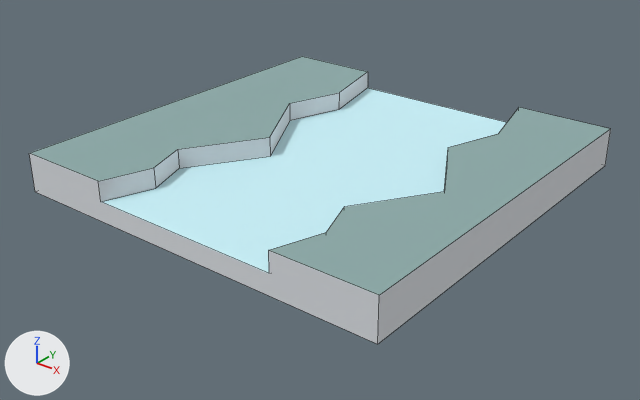
A saved change to the OBJ model Enfilade/Assets/Models/Plate_River_01.obj.
Camera for both pictures: a 50 mm camera at (5.19, -3.22, 2.72) aimed at (1.53, 1.36, -0.12). The axes (+X, +Y, +Z) are drawn at lower left. The lights are the same throughout. Mesh edges are drawn as thin lines. Where no turn or scale is listed for an object, it has been applied to the vertices.

In view in the first picture: 'Plate_River_01'.
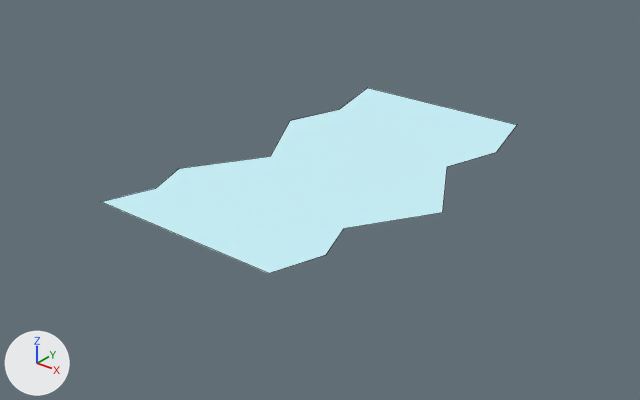
Pixel boxes [x1, y1, x2, y2] of what changed, in the pictures (640 x 400 px):
'Plate_River_01', reshaped (29% narrower, 36% shorter)
    before: [29, 56, 611, 344]
    after: [102, 88, 517, 273]
part 1 of me_plate_river_01, deleted
    before: [29, 56, 611, 344]

The edits, one by one:
me_plate_river_01 is used by ob_plate_river_01; location (0.0, 0.0, 0.0).
me_plate_river_01 had 36 vertices, 20 faces and spanned x 0.0..3.0, y 0.0..3.0, z 0.0..0.3.
me_plate_river_01 no longer uses material mat_stone (white #dde1e6).
me_plate_river_01 no longer uses material mat_leafs (cyan #8eabaa).
me_plate_river_01 now has 14 vertices, 1 face and spans x 0.76..2.6, y 0.0..3.0, z 0.15.
Part 1, on me_plate_river_01:
22 vertices are removed from x 0.0..3.0, y 0.0..3.0, z 0.0..0.3.
19 faces are deleted.
